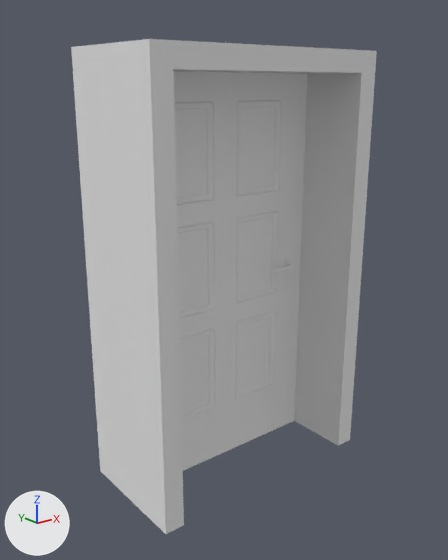
One commit to the FBX model Assets/_OwnAssets/_Test/Door Models & Textures/OneSidedDoor.fbx: the scene before it, then after it.
One viewpoint serves both versions: a camera (50 mm lens) standing at (-3.01, -3.11, 2.7) and looking at (-0.43, 0.12, 1.41). Arrows for +X, +Y and +Z are at lower left; the lights stay in place.

Before the edit, the objects in view are built like this:
```python
me_door_001 = bpy.data.meshes.new('Door.001')
me_door_001.from_pydata(...)  # 28 vertices, 23 faces; spans x -0.9..0.37, y -0.23..0.39, z 0.0..2.1
# faces by material slot: [11, 12]
me_door_001.materials.append(mat_door_inside_001)  # white #e7e7e7
me_door_001.materials.append(mat_door_outside_001)  # white #e7e7e7
# before: 7 (-0.9, -0.23, 2.1) at pixel (149, 38), 8 (-0.9, 0.08, 2.1) at pixel (106, 43), 9 (-0.9, 0.39, 2.1) at pixel (71, 47), 14 (0.37, -0.23, 2.1) at pixel (376, 50), 15 (0.37, 0.08, 2.1)
# before: 16 (0.37, 0.39, 2.1)
me_panel_002 = bpy.data.meshes.new('Panel.002')
me_panel_002.from_pydata(...)  # 284 vertices, 282 faces; spans x 0.0..0.81, y -0.02..0.0, z 0.0..2.01
# faces by material slot: [136, 146]
me_panel_002.materials.append(mat_door_inside_001)  # white #e7e7e7
me_panel_002.materials.append(mat_door_outside_001)  # white #e7e7e7
ob_door = bpy.data.objects.new('Door', me_door_001)
ob_door.location = (0.0, 0.0, 0.0)
ob_door.scale = (1.39, 1.39, 1.39)
ob_panel = bpy.data.objects.new('Panel', me_panel_002)
ob_panel.parent = ob_door
ob_panel.location = (-0.805, 0.14, 0.0)
ob_panel.scale = (1.33, 1.0, 1.0)
```
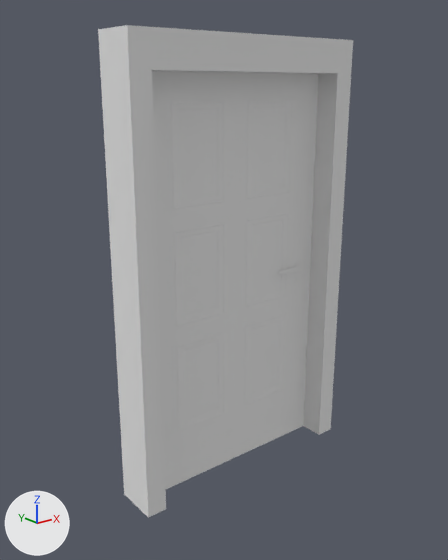
Location of each change, (x1, y1, x2, y2) in pixels of the pictures (448 x 560 px):
'Door', reshaped, rescaled (17% narrower)
    before: (71, 39, 377, 534)
    after: (98, 25, 353, 518)
'Panel', rescaled
    before: (174, 72, 307, 471)
    after: (152, 71, 318, 489)
'Handle', rescaled
    before: (273, 257, 295, 283)
    after: (279, 260, 302, 287)

What the commit changed:
me_door_001 has 28 vertices, 23 faces and spans x -0.9..0.37, y -0.23..0.39, z 0.0..2.1.
me_door_001 is used by ob_door; location (0.0, 0.0, 0.0); scale (1.39, 1.39, 1.39).
Part 1, on me_door_001:
Vertices 7, 8, 9, 14, 15, 16 of me_door_001 move by (0.0, 0.0, 0.05).
Object 'Door' (ob_door) is rescaled from (1.39, 1.39, 1.39) to (1.39, 0.504, 1.39).
